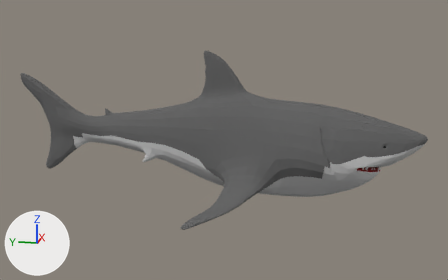
The FBX model Assets/Models/shark3.fbx, before and after one commit.
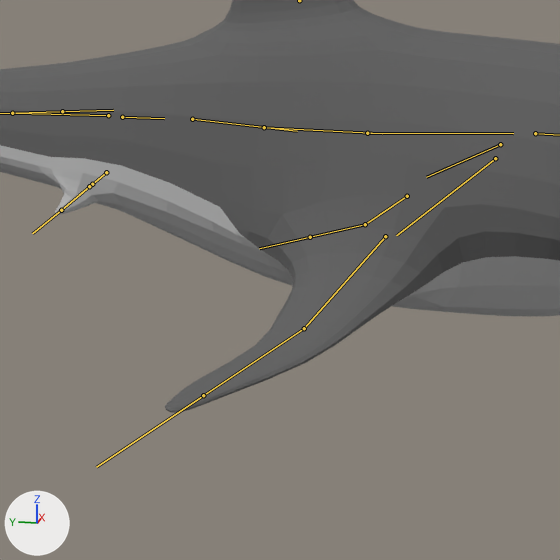
Each version is shown whole from a camera (50 mm lens) standing at (-7.39, -1.71, 2.2) and looking at (-0.02, -0.23, 0.36), then close up on the part from 28% to 70% of the width and 32% to 100% of the height. Lighting does not change. The marker at lower left points along +X, +Y and +Z. The bones that bend it are drawn over the model as lines in the close-ups.

In view in the first close-up: 'SharkV1'.
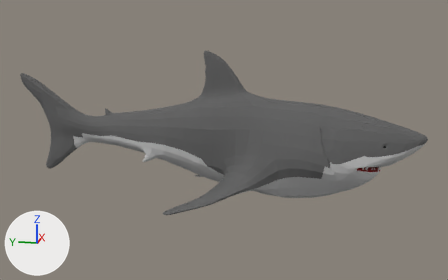
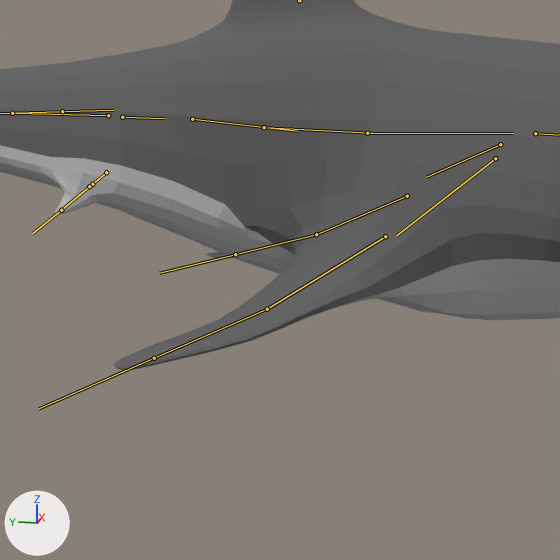
The newer file adds an action. The first version stands in its rest pose; the second is drawn at frame 55 of the action 'metarig_shark2|metarigAction.001'.

Pixel boxes (x1, y1, x2, y2) of what changed, in the close-ups (560 x 560 px):
'SharkV1', posed: before (0, 0, 560, 413); after (0, 0, 560, 370)
bone 'side_fin.L', root to tip: before (407, 196) to (365, 224); after (407, 196) to (316, 234)
bone 'side_fin.L.001', root to tip: before (365, 224) to (310, 237); after (316, 234) to (235, 254)
bone 'side_fin.R', root to tip: before (385, 236) to (304, 328); after (385, 236) to (267, 309)
bone 'side_fin.R.001', root to tip: before (304, 328) to (203, 395); after (267, 309) to (154, 358)

What changed in the scene script:
```text
Change bone_side_fin_l:
    where bone_side_fin_l = bpy.data.objects['metarig_shark2'].pose.bones['side_fin.L']  # child of 'shoulder.L'
    bone_side_fin_l.rotation_quaternion: (1.0, 0.0, 0.0, 0.0) -> (0.959, 0.092, -0.134, -0.234)  # degrees (0, 0, 0) -> degrees (14, -12, -29)
Change bone_side_fin_l_001:
    where bone_side_fin_l_001 = bpy.data.objects['metarig_shark2'].pose.bones['side_fin.L.001']  # child of 'side_fin.L'
    bone_side_fin_l_001.rotation_quaternion: (1.0, 0.0, 0.0, 0.0) -> (0.996, -0.044, 0.033, 0.075)  # degrees (0, 0, 0) -> degrees (-5, 4, 8)
Change bone_side_fin_r:
    where bone_side_fin_r = bpy.data.objects['metarig_shark2'].pose.bones['side_fin.R']  # child of 'shoulder.R'
    bone_side_fin_r.rotation_quaternion: (1.0, 0.0, 0.0, 0.0) -> (0.959, 0.092, 0.134, 0.234)  # degrees (0, 0, 0) -> degrees (14, 12, 29)
Change bone_side_fin_r_001:
    where bone_side_fin_r_001 = bpy.data.objects['metarig_shark2'].pose.bones['side_fin.R.001']  # child of 'side_fin.R'
    bone_side_fin_r_001.rotation_quaternion: (1.0, 0.0, 0.0, 0.0) -> (0.996, -0.044, -0.033, -0.075)  # degrees (0, 0, 0) -> degrees (-5, -4, -8)
```
